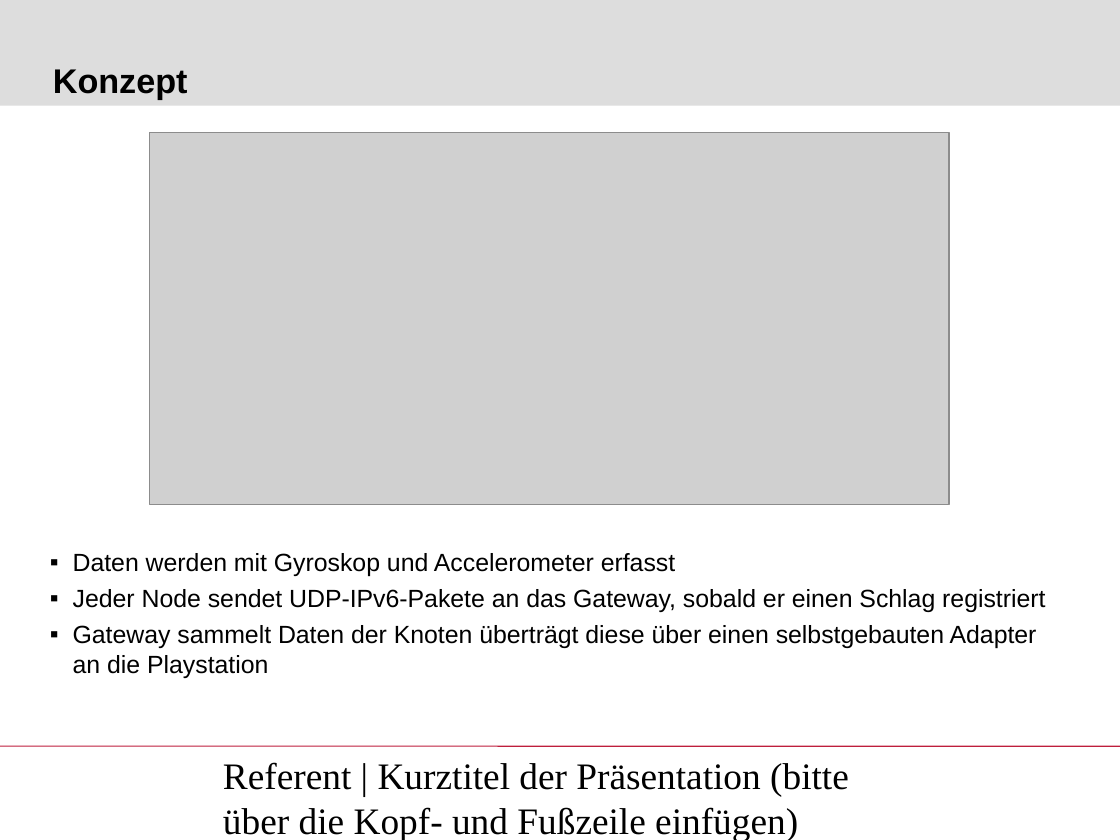
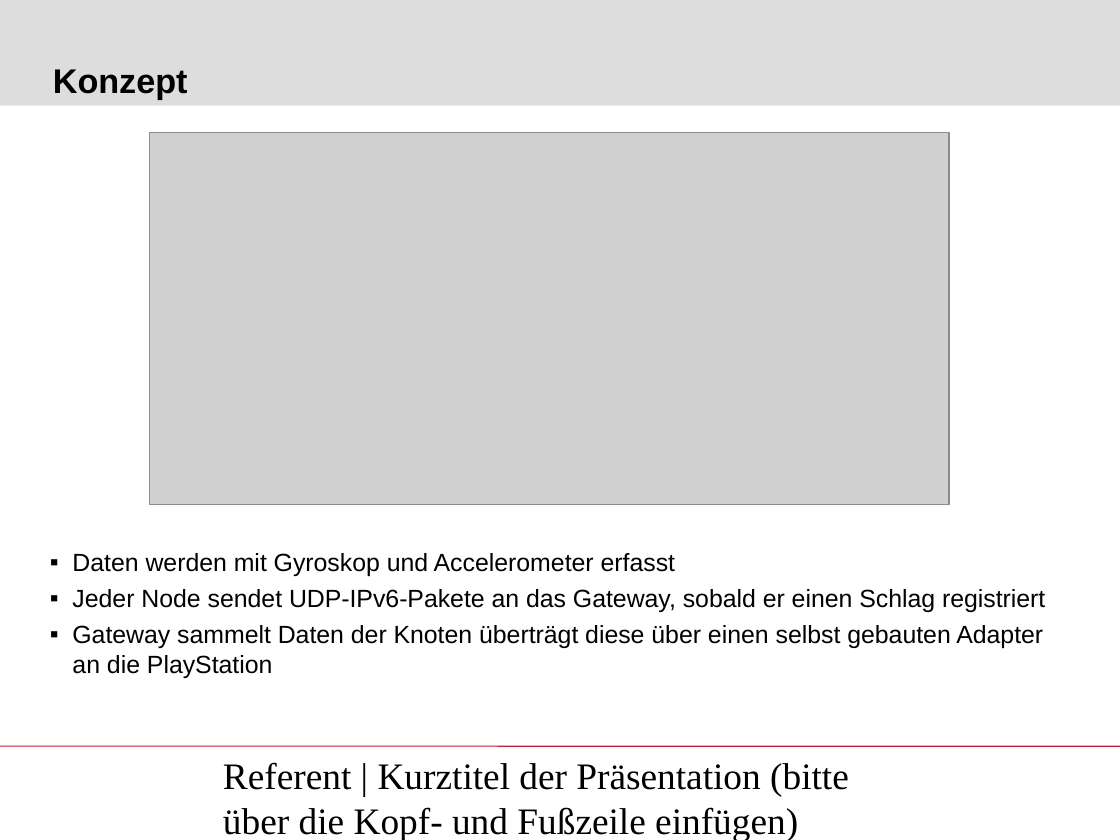
Before and after one commit to awillecke/inga-ps-control, a slide deck: slide 3 of Zwischenpraesentation/abschlusspraesi.ppt. Drawn at 1120x840 pixels with LibreOffice and Linux fonts; fonts in the diff are those of the drawing; grey boxes stand for pictures; background and template pictures are left out. Boxes give left, top, right and bottom in pixels: in the first picture for what was removed or moved away, otherwise in the second. Text is boxed around its words. In the diff, an @@ line names an element or a change of style, - is before the commit and + after.

Commit message:
ip auf anderes gateway umgebaut

```diff
--- a/Zwischenpraesentation/abschlusspraesi.ppt
+++ b/Zwischenpraesentation/abschlusspraesi.ppt
@@ text at [72, 625, 1043, 678]: text changed @@
-  ▪ Gateway sammelt Daten der Knoten überträgt diese über einen selbstgebauten Adapter an die Playstation
+  ▪ Gateway sammelt Daten der Knoten überträgt diese über einen selbst gebauten Adapter an die PlayStation
```
Also in this commit, not shown: 4 other slides changed, 37 other files.
